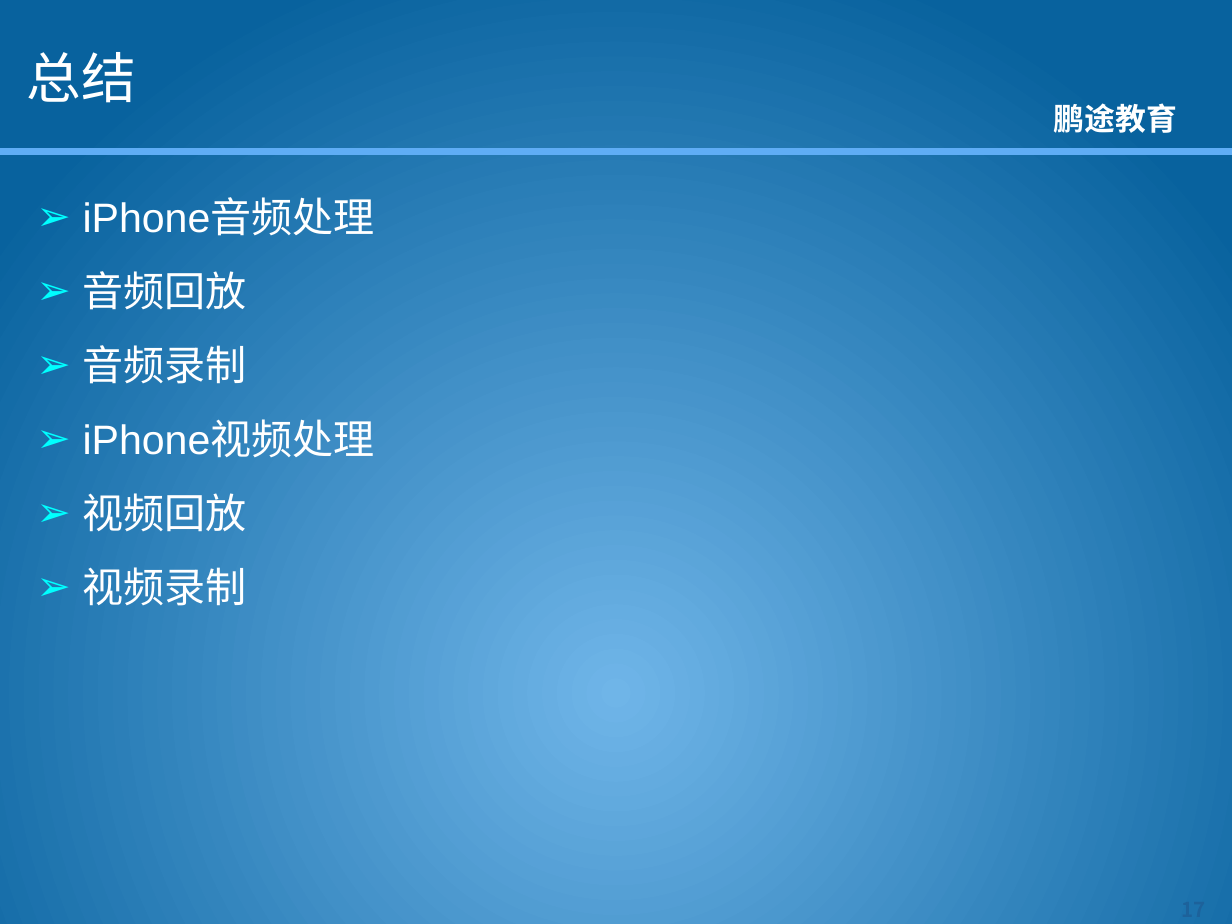
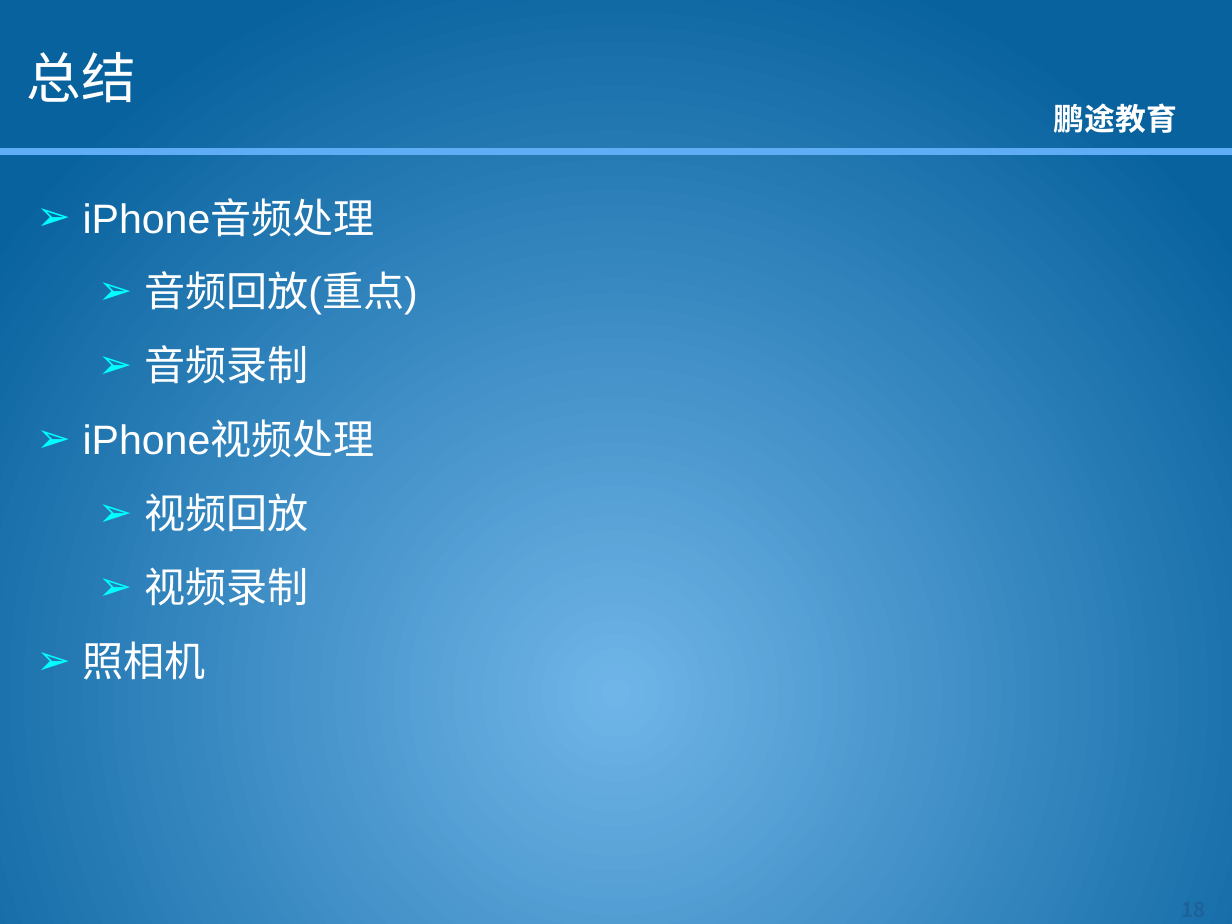
Before and after one commit to kkdmh77/gjh_baoche, a slide deck: slide 19 of 资料/课件/IPhone开发教程15-音频&视频&照相机开发.pptx (slide 18 before the commit). Drawn at 1232x924 pixels with LibreOffice and Linux fonts; fonts in the diff are those of the drawing; background and template pictures are left out. Boxes give left, top, right and bottom in pixels: in the first picture for what was removed or moved away, otherwise in the second. Text is boxed around its words. In the diff, an @@ line names an element or a change of style, - is before the commit and + after.

```diff
--- a/资料/课件/IPhone开发教程15-音频&视频&照相机开发.pptx
+++ b/资料/课件/IPhone开发教程15-音频&视频&照相机开发.pptx
@@ text at (x1=144, y1=271, x2=418, y2=315): text changed @@
-➢ 音频回放
+  ➢ 音频回放(重点)
@@ text at (x1=144, y1=345, x2=308, y2=606): list level 1 to 2 in "音频录制"; list level 1 to 2 in "视频回放"; list level 1 to 2 in "视频录制" @@
@@ text at (x1=83, y1=641, x2=206, y2=680): paragraph added @@
+➢ 照相机
@@ page number at (x1=1140, y1=888, x2=1232, y2=924): text changed @@
-17
+18
```
Also in this commit, not shown: 1 other slide changed, 1 slide added, 29 other files.
